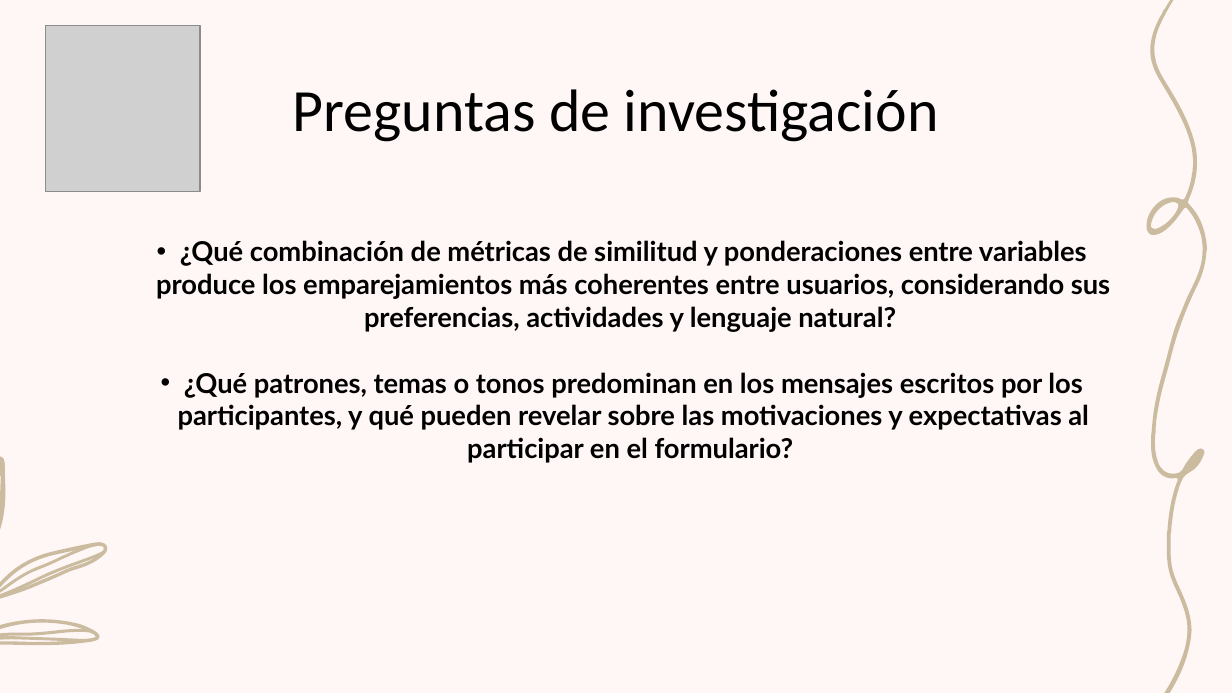
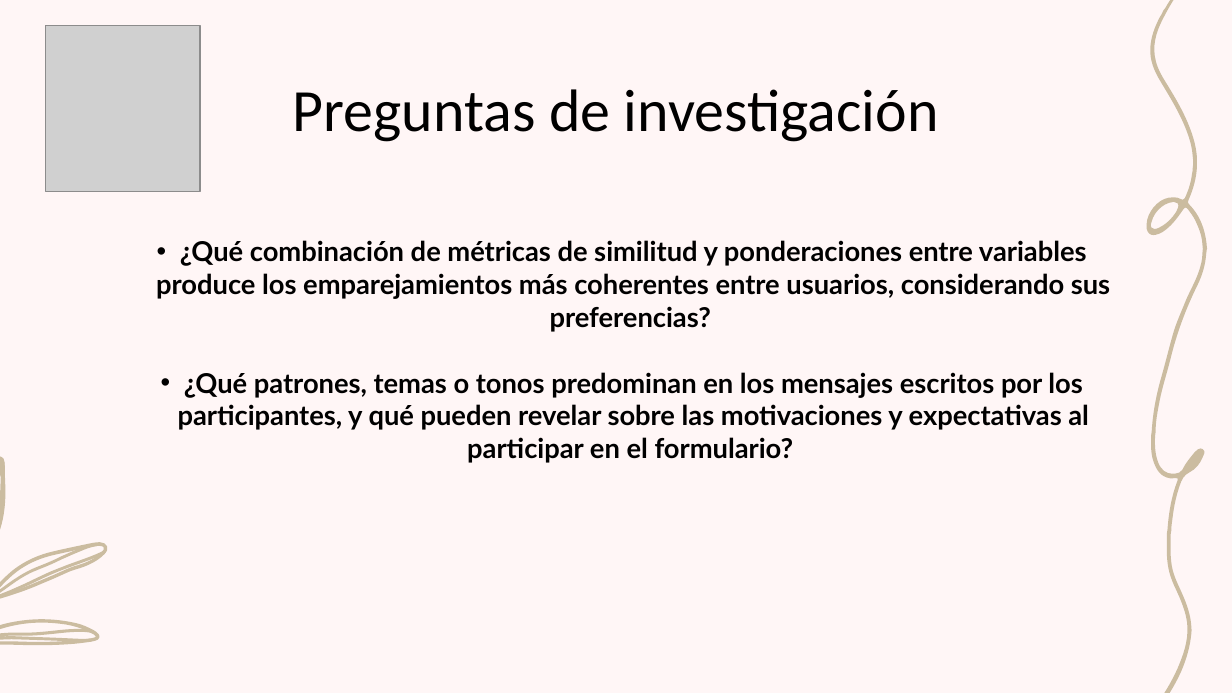
Before and after one commit to jazminamg26/Emparejamientos-Facultad-de-Ciencias, a slide deck: slide 2 of Proyecto ciencia de datos.pptx. Drawn at 1232x693 pixels with LibreOffice and Linux fonts; fonts in the diff are those of the drawing; grey boxes stand for pictures; background and template pictures are left out. Boxes give left, top, right and bottom in pixels: in the first picture for what was removed or moved away, otherwise in the second. Text is boxed around its words. In the diff, an @@ line names an element or a change of style, - is before the commit and + after.

```diff
--- a/Proyecto ciencia de datos.pptx
+++ b/Proyecto ciencia de datos.pptx
@@ text at bbox=[156, 240, 1110, 332]: text changed @@
-• ¿Qué combinación de métricas de similitud y ponderaciones entre variables produce los emparejamientos más coherentes entre usuarios, considerando sus preferencias, actividades y lenguaje natural?
+• ¿Qué combinación de métricas de similitud y ponderaciones entre variables produce los emparejamientos más coherentes entre usuarios, considerando sus preferencias?
```
Also in this commit, not shown: 3 other slides changed, 5 slides added, 29 slides removed, 10 other files.
